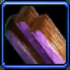
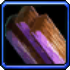
Layered file, before and after one edit (w=70, h=70). Changes by layer:
renamed "Background" to "Crop Corner", hid it, moved it above "木板", painted on it over [0, 0, 70, 70]
renamed "Layer 1" to "木板", painted on it over [0, 0, 70, 70]
